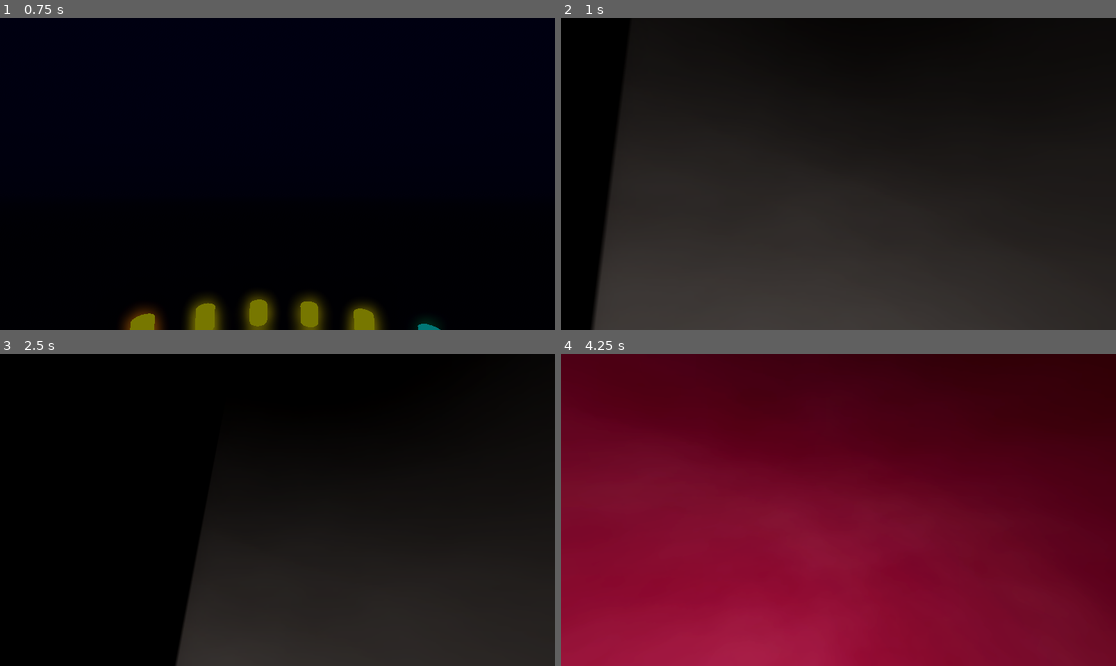
Above: before the commit, frames 1-4 (two rows, left to right).
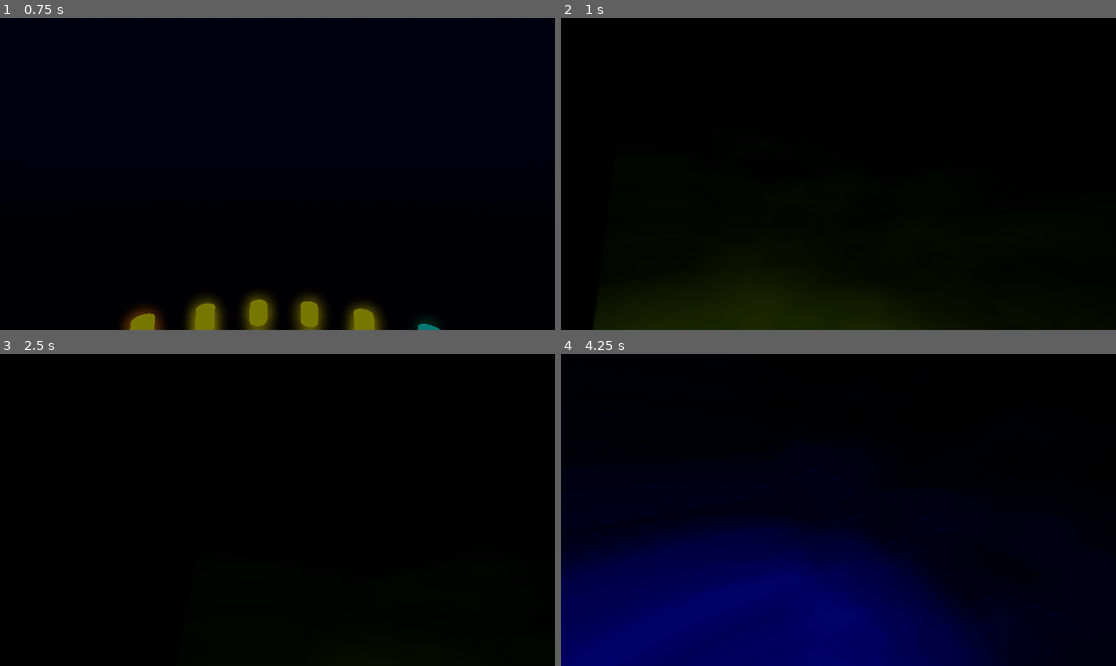
Above: after the commit, the same moments.

Repository: kquizz/vr-visualizer
Game: Godot game, scene res://scenes/main.tscn
The game is run twice, just before and just after one commit, with the same random seed, the same clock (stepped at 60 frames per second) and the same inputs.
Inputs (mouse positions are in pixels of both pictures, inside the frame that each line leads up to):
- Up to frame 1 (0.75 s): tap Enter at 0.5 s; move the mouse to (399, 158) at 0.52 s; tap Tab at 0.6 s
- Up to frame 2 (1 s): no input
- Up to frame 3 (2.5 s): move the mouse to (166, 525) at 1.27 s; tap Tab at 1.35, 2.1 s; move the mouse to (333, 441) at 2.02 s
- Up to frame 4 (4.25 s): move the mouse to (810, 572) at 2.77 s; tap Tab at 2.85, 3.6 s; move the mouse to (1005, 556) at 3.52 s

Frame 1 is identical in both runs. In frame 2, 60% of the frame differs, in the area x 5-100%, y 21-100%; in frame 3, 29%; in frame 4, 100%, in the area x 0-100%, y 0-100%.

Commit message:
feat(04): vivid Milkdrop visuals — saturated colors, dramatic warp, ring injection
- HSV-based color generation: always fully saturated, hue mapped to
  dominant frequency band (bass=red/orange, mids=green/cyan, highs=blue)
- Ring injection pattern: bright ring at center that warp pulls inward
- Spiral warp: radial-dependent rotation creates spiral motion
- Saturation boost in feedback loop keeps colors vivid through iterations
- Stronger warp motion: more zoom on kicks, visible swirl from mids
- Noise bursts on beats add texture variation
- Display brightness boosted (1.5-2.5x)
- Viewport bumped to 768x768 for sharper visuals

Diff:
--- a/scenes/modes/warp.gd
+++ b/scenes/modes/warp.gd
@@ -29,7 +29,7 @@
 	$ResetTimer.wait_time = reset_interval
 
 	# Create a black ImageTexture as the initial prev_frame
-	var img := Image.create(512, 512, false, Image.FORMAT_RGBA8)
+	var img := Image.create(768, 768, false, Image.FORMAT_RGBA8)
 	img.fill(Color.BLACK)
 	_prev_frame_tex = ImageTexture.create_from_image(img)
 	_shader_material.set_shader_parameter("prev_frame", _prev_frame_tex)
@@ -39,7 +39,7 @@
 
 	# Copy viewport output back to prev_frame after each render
 	RenderingServer.frame_post_draw.connect(_copy_frame)
-	print("[Warp] Feedback loop ready (CPU frame copy, 512x512)")
+	print("[Warp] Feedback loop ready (CPU frame copy, 768x768)")
 
 
 func _setup_dome() -> void:
@@ -75,22 +75,18 @@
 
 
 func _seed_feedback_loop() -> void:
-	# Seed phase: inject vivid colors at the center to bootstrap the feedback loop.
-	# Warp spreads the center injection outward over subsequent frames.
-	_shader_material.set_shader_parameter("warp_zoom", 1.02)
-	_shader_material.set_shader_parameter("warp_rotation", 0.02)
+	# Seed: inject bright saturated colors to bootstrap the feedback loop
+	_shader_material.set_shader_parameter("warp_zoom", 1.03)
+	_shader_material.set_shader_parameter("warp_rotation", 0.03)
 	_shader_material.set_shader_parameter("decay", 0.98)
-	_shader_material.set_shader_parameter("audio_inject_amount", 0.3)
-	_shader_material.set_shader_parameter("noise_amount", 0.03)
-	_shader_material.set_shader_parameter("hue_shift", 0.005)
+	_shader_material.set_shader_parameter("audio_inject_amount", 0.25)
+	_shader_material.set_shader_parameter("noise_amount", 0.04)
+	_shader_material.set_shader_parameter("hue_shift", 0.008)
 	_shader_material.set_shader_parameter("symmetry_enabled", false)
-	var t: float = _frame_count * 0.1
-	var seed_color := Vector3(
-		0.6 + 0.4 * sin(t),
-		0.4 + 0.4 * sin(t * 1.3 + 1.0),
-		0.5 + 0.4 * sin(t * 0.7 + 2.0)
-	)
-	_shader_material.set_shader_parameter("audio_color", seed_color)
+	# Cycle through vivid saturated hues during seed
+	var hue: float = fmod(_frame_count * 0.03, 1.0)
+	var c := Color.from_hsv(hue, 0.9, 1.0)
+	_shader_material.set_shader_parameter("audio_color", Vector3(c.r, c.g, c.b))
 
 
 func _update_warp_params(data: AudioData, _delta: float) -> void:
@@ -100,38 +96,40 @@
 	var highs: float = channels[3]
 	var energy: float = data.energy
 
-	# Bass -> zoom
+	# Bass -> zoom (dramatic tunnel pull on kicks)
 	var zoom: float
 	match bass_mode:
-		0: zoom = 1.0 + bass * zoom_intensity
-		1: zoom = 1.0 + bass * zoom_intensity * 0.3
-		2: zoom = 1.0 + bass * zoom_intensity * bass
+		0: zoom = 1.0 + bass * zoom_intensity * 1.5  # Punchy
+		1: zoom = 1.0 + bass * zoom_intensity * 0.5   # Smooth
+		2: zoom = 1.0 + bass * zoom_intensity * bass * 2.0  # Intensity-Scaled
 		_: zoom = 1.0
-	zoom = maxf(zoom, 1.003)
+	zoom = maxf(zoom, 1.005)
 
-	# Mids -> rotation
-	var rotation_val: float = 0.003 + mids * 0.04
+	# Mids -> rotation (visible swirl)
+	var rotation_val: float = 0.008 + mids * 0.08
 
-	# Highs -> hue shift (small values — this runs every frame in the loop)
-	var hue_val: float = 0.001 + highs * 0.005
+	# Highs -> hue shift
+	var hue_val: float = 0.002 + highs * 0.008
 
-	# Decay: controls how fast trails fade. Must dominate over injection.
+	# Decay
 	var decay_val: float
 	match decay_mode:
 		0: decay_val = 0.97   # Long trails
-		1: decay_val = 0.90   # Quick dissolve
-		2: decay_val = lerpf(0.97, 0.90, energy)  # Audio-driven
+		1: decay_val = 0.92   # Quick dissolve
+		2: decay_val = lerpf(0.97, 0.92, energy)
 		_: decay_val = 0.97
 
-	# Injection: center-weighted blend toward audio_color.
-	# Keep low — steady-state brightness ≈ inject / (1 - decay).
-	# At inject=0.08, decay=0.97: steady state ≈ 0.08/0.03 ≈ 2.7 → clamps but only at center
-	var inject: float = 0.03 + energy * 0.08
+	# Injection — stronger for vivid colors
+	var inject: float = 0.06 + energy * 0.15
 
-	var audio_col: Vector3 = _frequency_to_color(bass, mids, highs)
+	# Vivid HSV-based color from audio
+	var audio_col: Vector3 = _audio_to_vivid_color(bass, mids, highs, energy)
+
+	# Noise bursts on beats
+	var noise: float = 0.01 + bass * 0.04
 
 	# Display brightness (on dome, outside feedback loop)
-	var dome_brightness: float = 1.2 + energy * 0.8
+	var dome_brightness: float = 1.5 + energy * 1.0
 	$WarpDome.material_override.set_shader_parameter("brightness", dome_brightness)
 
 	_shader_material.set_shader_parameter("warp_zoom", zoom)
@@ -140,36 +138,45 @@
 	_shader_material.set_shader_parameter("hue_shift", hue_val)
 	_shader_material.set_shader_parameter("audio_inject_amount", inject)
 	_shader_material.set_shader_parameter("audio_color", audio_col)
+	_shader_material.set_shader_parameter("noise_amount", noise)
 	_shader_material.set_shader_parameter("symmetry_enabled", symmetry_enabled)
 
 
-func _frequency_to_color(bass: float, mids: float, highs: float) -> Vector3:
-	var r: float = bass * 0.8 + mids * 0.2
-	var g: float = mids * 0.5 + bass * 0.3
-	var b: float = highs * 0.8 + mids * 0.2
-	var color := Vector3(r, g, b)
-	if color.length() > 0.001:
-		color = color.normalized()
+func _audio_to_vivid_color(bass: float, mids: float, highs: float, energy: float) -> Vector3:
+	# Map dominant frequency band to hue — always fully saturated and bright
+	# Bass = warm (red/orange 0.0-0.1), Mids = green/cyan (0.25-0.5), Highs = blue/purple (0.6-0.85)
+	var hue: float
+	var max_band := maxf(bass, maxf(mids, highs))
+	if max_band < 0.01:
+		hue = fmod(Time.get_ticks_msec() / 5000.0, 1.0)  # Slow rainbow when silent
+	elif bass >= mids and bass >= highs:
+		hue = lerpf(0.0, 0.1, mids / maxf(bass, 0.01))  # Red → orange
+	elif mids >= bass and mids >= highs:
+		hue = lerpf(0.25, 0.5, highs / maxf(mids, 0.01))  # Green → cyan
 	else:
-		color = Vector3(0.6, 0.3, 0.2)
-	return color
+		hue = lerpf(0.6, 0.85, bass / maxf(highs, 0.01))  # Blue → purple
+
+	var saturation: float = 0.8 + energy * 0.2  # Always vivid
+	var value: float = 0.9 + energy * 0.1
+
+	var c := Color.from_hsv(hue, saturation, value)
+	return Vector3(c.r, c.g, c.b)
 
 
 func _update_idle() -> void:
 	var t: float = Time.get_ticks_msec() / 1000.0
-	_shader_material.set_shader_parameter("warp_zoom", 1.008)
-	_shader_material.set_shader_parameter("warp_rotation", 0.008 + 0.004 * sin(t * 0.3))
+	_shader_material.set_shader_parameter("warp_zoom", 1.01)
+	_shader_material.set_shader_parameter("warp_rotation", 0.015 + 0.008 * sin(t * 0.3))
 	_shader_material.set_shader_parameter("decay", 0.97)
-	_shader_material.set_shader_parameter("audio_inject_amount", 0.04)
-	_shader_material.set_shader_parameter("hue_shift", 0.002)
+	_shader_material.set_shader_parameter("audio_inject_amount", 0.06)
+	_shader_material.set_shader_parameter("noise_amount", 0.02)
+	_shader_material.set_shader_parameter("hue_shift", 0.003)
 	_shader_material.set_shader_parameter("symmetry_enabled", symmetry_enabled)
-	var idle_color := Vector3(
-		0.5 + 0.3 * sin(t * 0.2),
-		0.3 + 0.2 * sin(t * 0.26 + 1.0),
-		0.4 + 0.3 * sin(t * 0.34 + 2.0)
-	)
-	_shader_material.set_shader_parameter("audio_color", idle_color)
-	$WarpDome.material_override.set_shader_parameter("brightness", 1.5)
+	# Slow rainbow cycle when idle
+	var hue: float = fmod(t * 0.05, 1.0)
+	var c := Color.from_hsv(hue, 0.85, 0.9)
+	_shader_material.set_shader_parameter("audio_color", Vector3(c.r, c.g, c.b))
+	$WarpDome.material_override.set_shader_parameter("brightness", 1.8)
 
 
 func _on_reset_timer_timeout() -> void:
--- a/scenes/modes/warp.tscn
+++ b/scenes/modes/warp.tscn
@@ -42,15 +42,15 @@
 own_world_3d = true
 disable_3d = true
 transparent_bg = false
-size = Vector2i(512, 512)
+size = Vector2i(768, 768)
 render_target_update_mode = 3
 
 [node name="ColorRect" type="ColorRect" parent="FeedbackViewport"]
 anchors_preset = 15
 anchor_right = 1.0
 anchor_bottom = 1.0
-offset_right = 512.0
-offset_bottom = 512.0
+offset_right = 768.0
+offset_bottom = 768.0
 grow_horizontal = 2
 grow_vertical = 2
 material = SubResource("ShaderMaterial_feedback")
--- a/shaders/warp_feedback.gdshader
+++ b/shaders/warp_feedback.gdshader
@@ -4,20 +4,20 @@
 uniform sampler2D prev_frame : filter_linear;
 
 // Audio-driven warp parameters (set from GDScript)
-uniform float warp_zoom : hint_range(0.9, 1.2) = 1.0;
-uniform float warp_rotation : hint_range(-0.1, 0.1) = 0.0;
-uniform float warp_dx : hint_range(-0.02, 0.02) = 0.0;
-uniform float warp_dy : hint_range(-0.02, 0.02) = 0.0;
-uniform float decay : hint_range(0.8, 1.0) = 0.97;
+uniform float warp_zoom : hint_range(0.9, 1.3) = 1.0;
+uniform float warp_rotation : hint_range(-0.2, 0.2) = 0.0;
+uniform float warp_dx : hint_range(-0.05, 0.05) = 0.0;
+uniform float warp_dy : hint_range(-0.05, 0.05) = 0.0;
+uniform float decay : hint_range(0.85, 1.0) = 0.97;
 uniform float hue_shift : hint_range(0.0, 0.05) = 0.0;
 
 // Noise injection
 uniform sampler2D noise_tex : filter_linear;
-uniform float noise_amount : hint_range(0.0, 0.1) = 0.0;
+uniform float noise_amount : hint_range(0.0, 0.15) = 0.0;
 
-// Audio color injection (center-weighted, not uniform)
+// Audio color injection
 uniform vec3 audio_color = vec3(1.0, 0.3, 0.1);
-uniform float audio_inject_amount : hint_range(0.0, 0.5) = 0.1;
+uniform float audio_inject_amount : hint_range(0.0, 1.0) = 0.1;
 
 // Symmetry
 uniform bool symmetry_enabled = false;
@@ -49,43 +49,48 @@
 		uv = vec2(cos(angle), sin(angle)) * radius + 0.5;
 	}
 
-	// UV warp: polar coordinate transform
+	// UV warp: polar coordinate transform from center
 	vec2 center = vec2(0.5);
 	vec2 delta = uv - center;
 	float r = length(delta);
 	float a = atan(delta.y, delta.x);
 
-	// Apply warp
+	// Apply warp — zoom pulls toward center, rotation swirls
 	r /= warp_zoom;
 	a += warp_rotation;
+	// Slight radial-dependent rotation for spiral effect
+	a += r * warp_rotation * 0.5;
 	delta = vec2(cos(a), sin(a)) * r;
 	vec2 warped_uv = delta + center + vec2(warp_dx, warp_dy);
 
-	// Sample previous frame (clamp to avoid edge bleed)
+	// Sample previous frame
 	vec2 clamped_uv = clamp(warped_uv, vec2(0.002), vec2(0.998));
 	vec4 prev = texture(prev_frame, clamped_uv);
 
-	// Decay — energy-conserving, always removes some each frame
+	// Decay
 	prev.rgb *= decay;
 
-	// Hue shift only (NO brightness multiply — that would amplify inside the loop)
-	if (hue_shift > 0.0001) {
-		vec3 hsv = rgb2hsv(max(prev.rgb, vec3(0.0)));
+	// Hue shift (skip when near zero to avoid HSV artifacts on black)
+	if (hue_shift > 0.0001 && length(prev.rgb) > 0.01) {
+		vec3 hsv = rgb2hsv(prev.rgb);
 		hsv.x = fract(hsv.x + hue_shift);
+		// Boost saturation slightly to keep colors vivid through the loop
+		hsv.y = min(hsv.y * 1.05, 1.0);
 		prev.rgb = hsv2rgb(hsv);
 	}
 
-	// Audio color injection — CENTER-WEIGHTED like Milkdrop
-	// Inject color at the center; warp spreads it outward over frames.
-	// Edges only get decayed/warped content from previous frames.
+	// Audio color injection — center-weighted ring pattern
+	// Creates a bright ring that warp pulls inward, more interesting than a blob
 	float dist = length(UV - vec2(0.5));
-	float inject_mask = smoothstep(0.5, 0.05, dist);
+	float ring = smoothstep(0.25, 0.15, dist) * smoothstep(0.0, 0.08, dist);
+	float blob = smoothstep(0.45, 0.05, dist);
+	float inject_mask = max(ring * 0.7, blob * 0.4);
 	prev.rgb = mix(prev.rgb, audio_color, inject_mask * audio_inject_amount);
 
-	// Noise injection (periodic bursts, controlled by GDScript)
-	vec3 noise_val = texture(noise_tex, uv + vec2(TIME * 0.01)).rgb;
-	float noise_mask = smoothstep(0.5, 0.15, dist);
-	prev.rgb += noise_val * noise_amount * noise_mask;
+	// Noise injection
+	vec3 noise_val = texture(noise_tex, uv * 2.0 + vec2(TIME * 0.03, TIME * 0.02)).rgb;
+	float noise_mask = smoothstep(0.5, 0.1, dist);
+	prev.rgb += (noise_val - 0.5) * noise_amount * noise_mask;
 
 	COLOR = vec4(clamp(prev.rgb, 0.0, 1.0), 1.0);
 }
